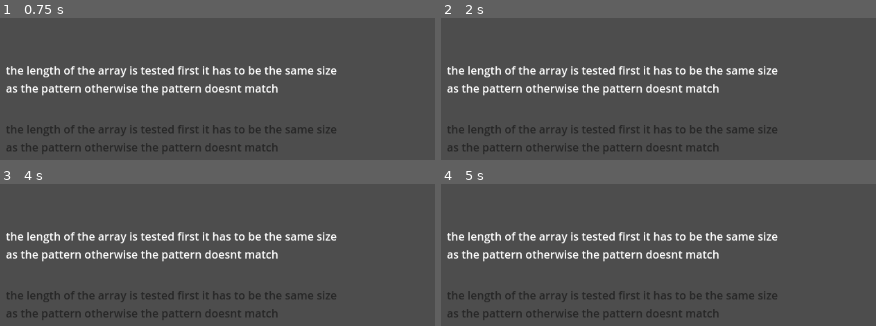
Above: before the commit, frames 1-4 (two rows, left to right).
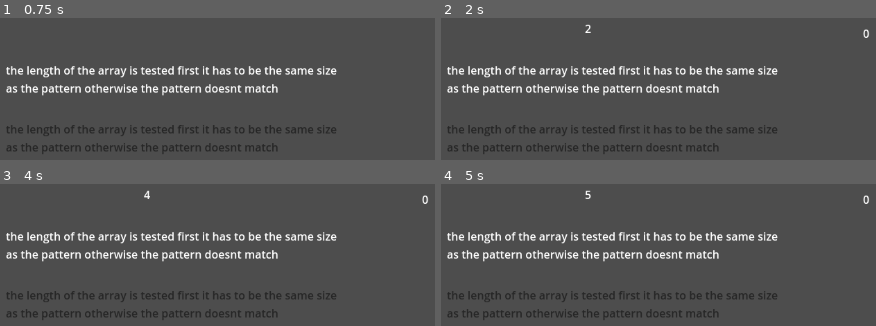
Above: after the commit, the same moments.

Repository: Bruceja1/TypingGame
Game: Godot game, scene res://game.tscn
Two runs of this game, one before a commit and one after it. Both use one fixed random seed, a clock stepped at 60 frames per second and the inputs below. The project has no main scene, so this scene is started directly.
Inputs:
- Up to frame 1 (0.75 s): tap Enter at 0.5 s
- Up to frame 2 (2 s): tap Space at 1.25 s
- Up to frame 3 (4 s): tap Enter at 2, 3.5 s; tap Space at 2.75 s
- Up to frame 4 (5 s): tap Space at 4.25 s

Frame 1 is identical in both runs. In frame 2, 0.1% of the frame differs, in the area x 33-99%, y 4-15%; in frame 3, 0.1%; in frame 4, 0.1%.

Commit message:
punctuation and wpm

Diff:
--- a/game.gd
+++ b/game.gd
@@ -1,7 +1,6 @@
 # Typing on screen, copying the text above.
 
 # TODO:
-# punctuation
 # wpm score
 # input custom text
 # GUI
@@ -9,6 +8,7 @@
 extends Node
 
 @onready var text = $Text.text
+@onready var timer = $Timer
 
 var typed_event : InputEventKey
 var typed_char : String
@@ -18,7 +18,12 @@
 
 var game_complete : bool = false
 
+var words_typed : int = 0
+var seconds_passed : int = 0
+var wpm: int = 0
+
 func _ready() -> void:
+	$Timer.start()
 	$Label.text = ""
 	$Shadow.text = text
 	find_next_text_char()
@@ -29,9 +34,13 @@
 	# https://docs.godotengine.org/en/4.4/tutorials/inputs/input_examples.html#events-versus-polling
 	if event is InputEventKey and event.pressed and not game_complete:
 		typed_event = event
-		typed_char = convert_typed_event_to_string(typed_event)
+		# Source: https://www.youtube.com/watch?v=qRPI_c9qI1o
+		typed_char = PackedByteArray([typed_event.unicode]).get_string_from_utf8()
 		if typed_char == current_text_char:
 			$Label.text += typed_char
+			if typed_char == " ":
+				words_typed += 1
+				print(str(words_typed))
 			find_next_text_char()
 
 func find_next_text_char():
@@ -44,9 +53,10 @@
 	current_text_char = text[current_text_index]
 	return
 
-func convert_typed_event_to_string(event: InputEventKey) -> String:
-	var char : String = event.as_text_key_label().to_lower()
-	match char:
-		"space":
-			char = " "
-	return char
+func _on_timer_timeout() -> void:
+	seconds_passed += 1
+	$Seconds.text = str(seconds_passed)
+
+	var minutes_passed : float = seconds_passed / 60.0
+	wpm = words_typed / minutes_passed
+	$WPM.text = str(wpm)
--- a/game.tscn
+++ b/game.tscn
@@ -28,3 +28,19 @@
 offset_bottom = 257.0
 text = "type this text in the box below correctly as quick as you can"
 autowrap_mode = 2
+
+[node name="WPM" type="Label" parent="."]
+offset_left = 917.0
+offset_top = 15.0
+offset_right = 957.0
+offset_bottom = 38.0
+
+[node name="Timer" type="Timer" parent="."]
+
+[node name="Seconds" type="Label" parent="."]
+offset_left = 516.0
+offset_top = 8.0
+offset_right = 556.0
+offset_bottom = 31.0
+
+[connection signal="timeout" from="Timer" to="." method="_on_timer_timeout"]
